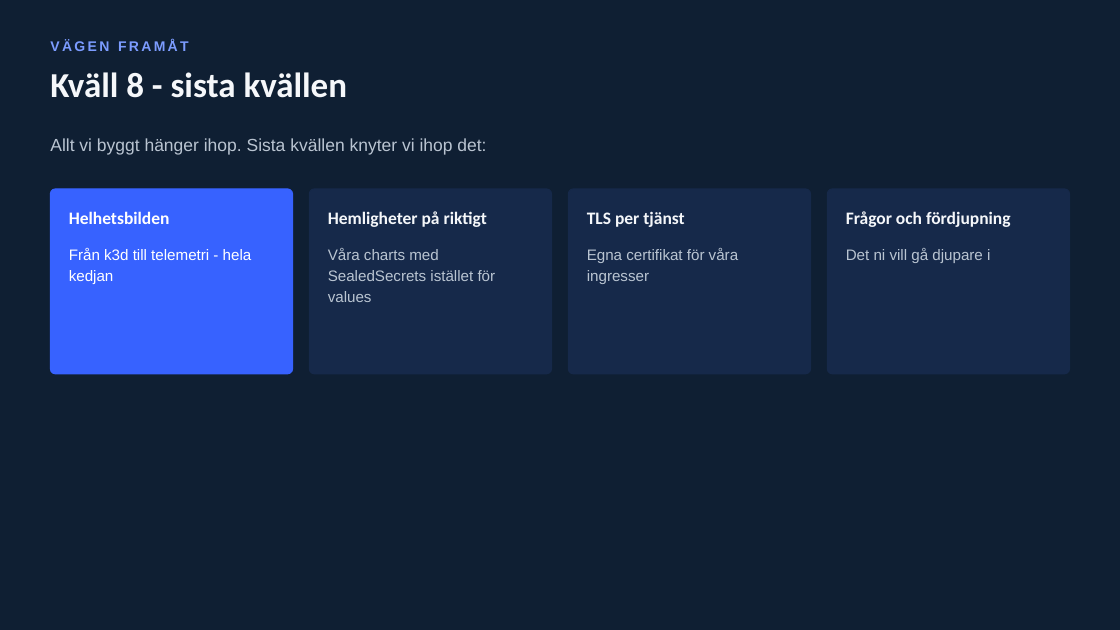
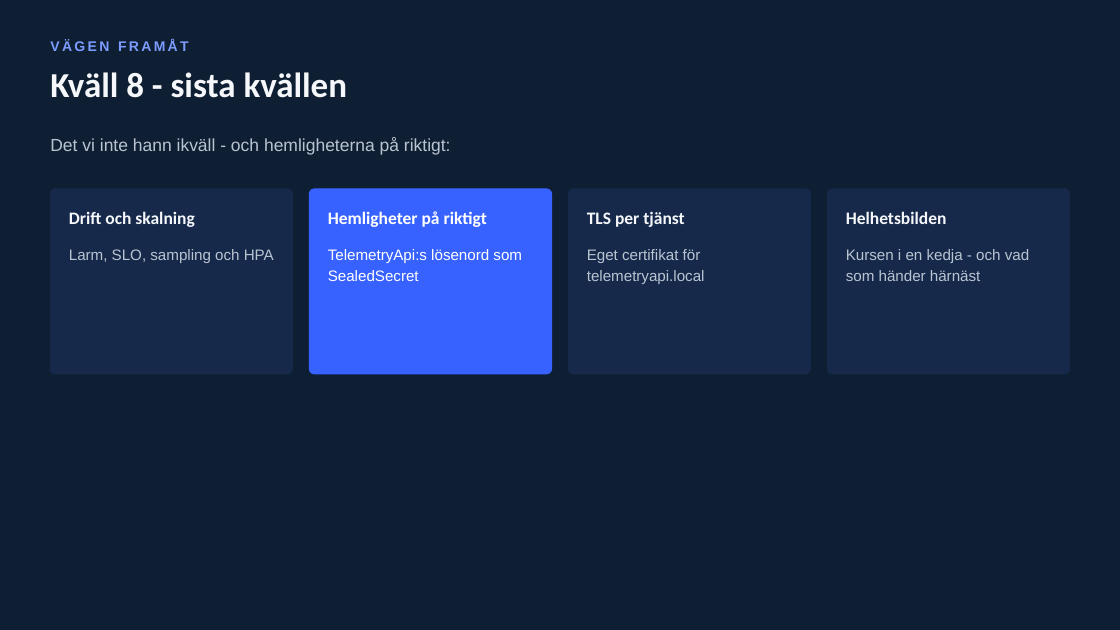
Before and after one commit to LennartAJansson/Kubernetes, a slide deck: slide 35 of Kubernetes - Konfiguration, hemligheter och drift.pptx (slide 44 before the commit). Drawn at 1120x630 pixels with LibreOffice and Linux fonts; fonts in the diff are those of the drawing. Boxes give left, top, right and bottom in pixels: in the first picture for what was removed or moved away, otherwise in the second. Text is boxed around its words. In the diff, an @@ line names an element or a change of style, - is before the commit and + after.

```diff
--- a/Kubernetes - Konfiguration, hemligheter och drift.pptx
+++ b/Kubernetes - Konfiguration, hemligheter och drift.pptx
@@ text at (50,138,451,155): text changed @@
-Allt vi byggt hänger ihop. Sista kvällen knyter vi ihop det:
+Det vi inte hann ikväll - och hemligheterna på riktigt:
@@ rounded rectangle at (50,189,292,374): fill #3762FF to #16294A; outline #3762FF 1 pt to #16294A 1 pt @@
@@ rounded rectangle at (309,189,551,374): fill #16294A to #3762FF; outline #16294A 1 pt to #3762FF 1 pt @@
@@ text "Hemligheter på riktigt" at (328,211,487,227): text colour #F5F7FA to #FFFFFF @@
@@ text at (69,211,194,227): text changed; text colour #FFFFFF to #F5F7FA @@
-Helhetsbilden
+Drift och skalning
@@ text at (846,211,947,224): text changed @@
-Frågor och fördjupning
+Helhetsbilden
@@ text at (69,249,274,263): text changed; text colour #FFFFFF to #B9C4D1 @@
-Från k3d till telemetri - hela kedjan
+Larm, SLO, sampling och HPA
@@ text at (328,249,522,281): text changed; text colour #B9C4D1 to #FFFFFF @@
-Våra charts med SealedSecrets istället för values
+TelemetryApi:s lösenord som SealedSecret
@@ text at (587,249,705,284): text changed @@
-Egna certifikat för våra ingresser
+Eget certifikat för telemetryapi.local
@@ text at (846,249,1029,281): text changed @@
-Det ni vill gå djupare i
+Kursen i en kedja - och vad som händer härnäst
```
Also in this commit, not shown: 7 other slides changed, 9 slides removed, 12 other files.
